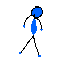
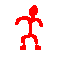
Comparing the layer stacks of the two 64px x 64px images. Changes:
added layer "asdf" above "Background" over [15,5,43,50]
painted on "Background" over [19,6,43,57]
